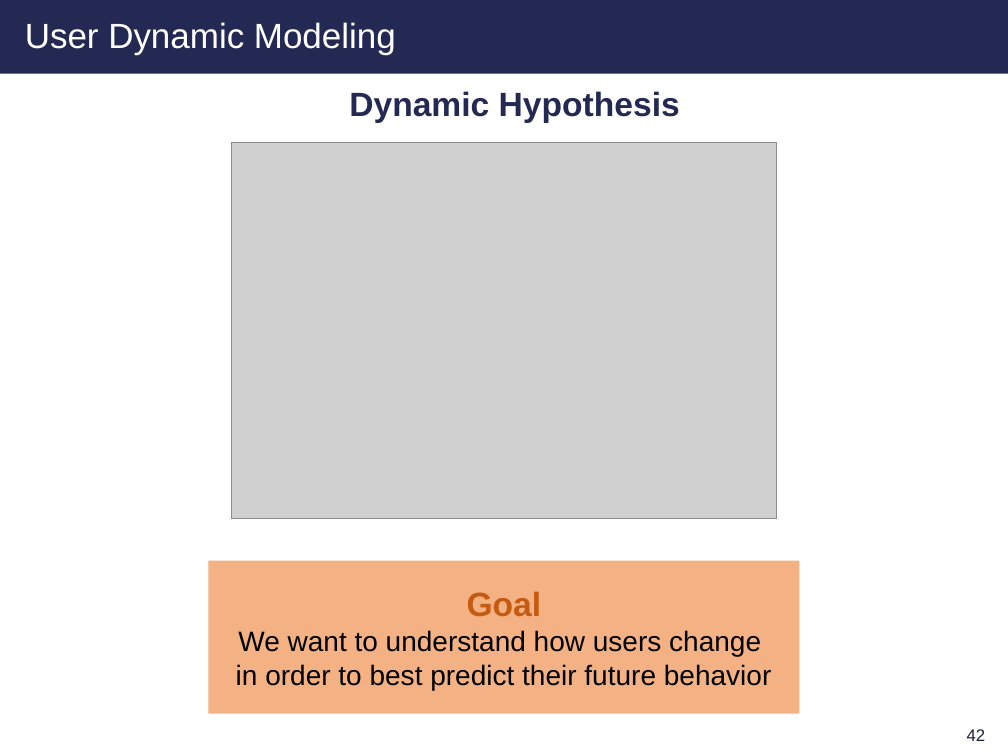
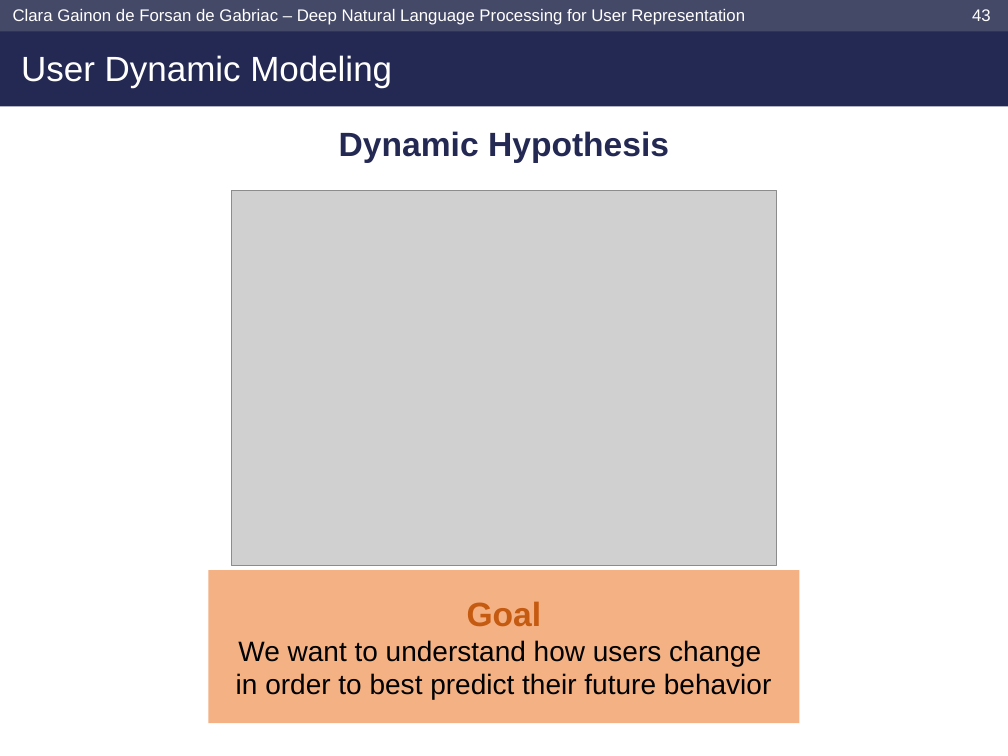
Before and after one commit to clara-gdef/defense, a slide deck: slide 44 of defense.pptx (slide 43 before the commit). Drawn at 1008x756 pixels with LibreOffice and Linux fonts; fonts in the diff are those of the drawing; grey boxes stand for pictures; background and template pictures are left out. Boxes give left, top, right and bottom in pixels: in the first picture for what was removed or moved away, otherwise in the second. Text is boxed around its words. In the diff, an @@ line names an element or a change of style, - is before the commit and + after.

```diff
--- a/defense.pptx
+++ b/defense.pptx
@@ rectangle resized from (x1=0, y1=0, x2=1008, y2=74) to (x1=0, y1=0, x2=1008, y2=106) @@
@@ rectangle added at (x1=0, y1=0, x2=1008, y2=31), fill #454968 @@
@@ text added at (x1=13, y1=9, x2=745, y2=25), 12 pt, text #FFFFFF @@
+Clara Gainon de Forsan de Gabriac – Deep Natural Language Processing for User Representation
@@ page number added at (x1=972, y1=9, x2=991, y2=21), 12 pt, text #FFFFFF @@
+43
@@ title "User Dynamic Modeling" moved from (x1=25, y1=22, x2=396, y2=55) to (x1=21, y1=55, x2=392, y2=88) @@
@@ text "Dynamic Hypothesis" moved from (x1=349, y1=91, x2=680, y2=123) to (x1=339, y1=131, x2=669, y2=163) @@
@@ picture moved from (x1=232, y1=143, x2=777, y2=518) to (x1=232, y1=191, x2=777, y2=565) @@
@@ rectangle "Goal" moved from (x1=209, y1=560, x2=799, y2=714) to (x1=209, y1=571, x2=799, y2=724) @@
@@ page number removed at (x1=967, y1=729, x2=986, y2=741) @@
-42
```
Also in this commit, not shown: 33 other slides changed, 1 slide added.
